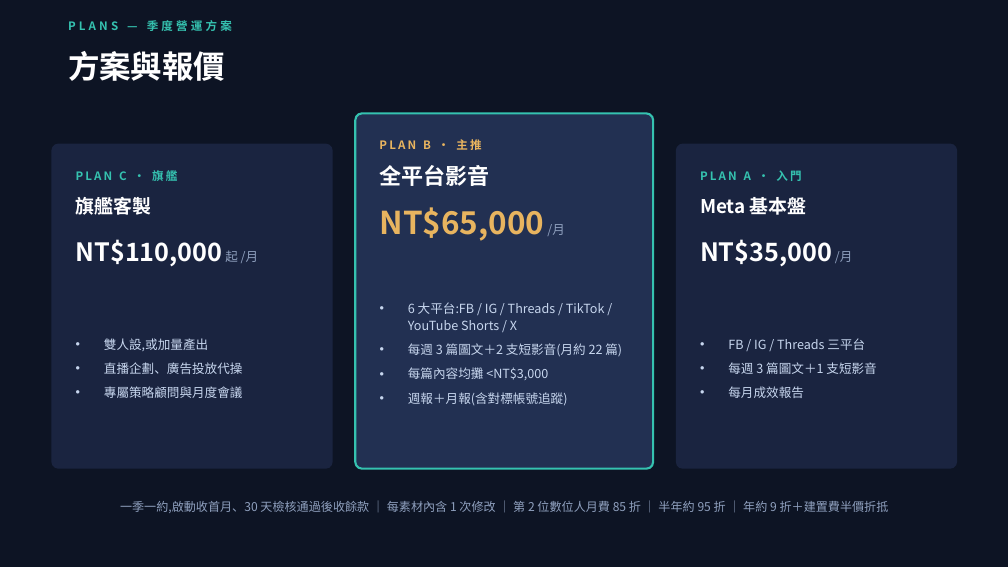
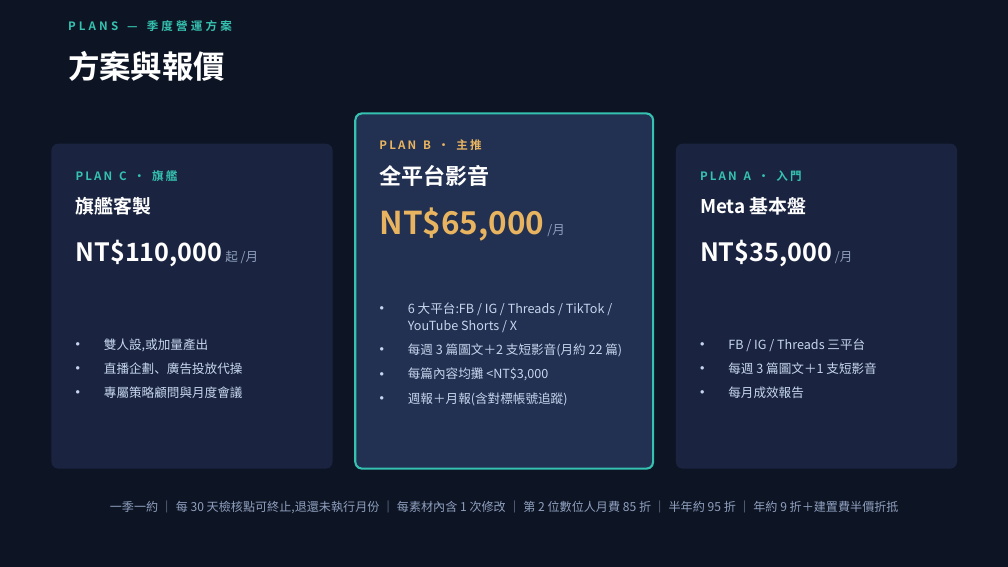
Before and after one commit to pennyhuang-oss/Virtual_KOL_Studio, a slide deck: slide 14 of business/數位人KOL-對外提案簡報.pptx (slide 13 before the commit). Drawn at 1008x567 pixels with LibreOffice and Linux fonts; fonts in the diff are those of the drawing. Boxes give left, top, right and bottom in pixels: in the first picture for what was removed or moved away, otherwise in the second. Text is boxed around its words. In the diff, an @@ line names an element or a change of style, - is before the commit and + after.

```diff
--- a/business/數位人KOL-對外提案簡報.pptx
+++ b/business/數位人KOL-對外提案簡報.pptx
@@ text at [110,501,899,513]: text changed @@
-一季一約,啟動收首月、30 天檢核通過後收餘款 ｜ 每素材內含 1 次修改 ｜ 第 2 位數位人月費 85 折 ｜ 半年約 95 折 ｜ 年約 9 折＋建置費半價折抵
+一季一約 ｜ 每 30 天檢核點可終止,退還未執行月份 ｜ 每素材內含 1 次修改 ｜ 第 2 位數位人月費 85 折 ｜ 半年約 95 折 ｜ 年約 9 折＋建置費半價折抵
```
Also in this commit, not shown: 5 other slides changed, 2 slides added, 1 slide removed, 2 other files.
